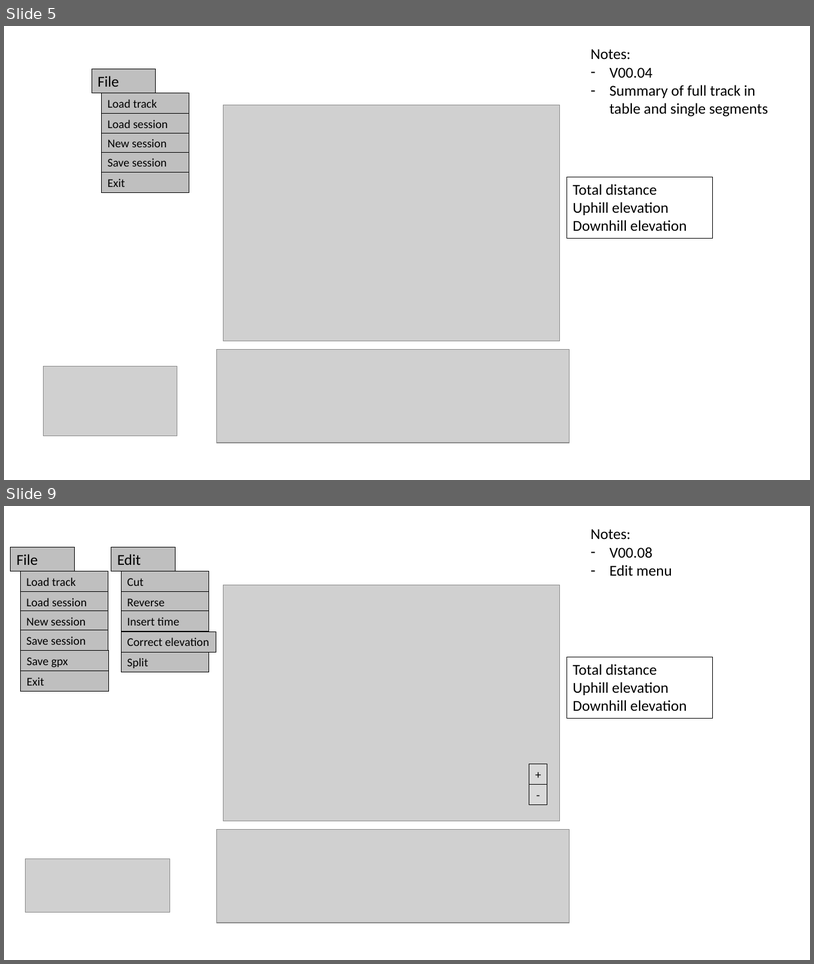
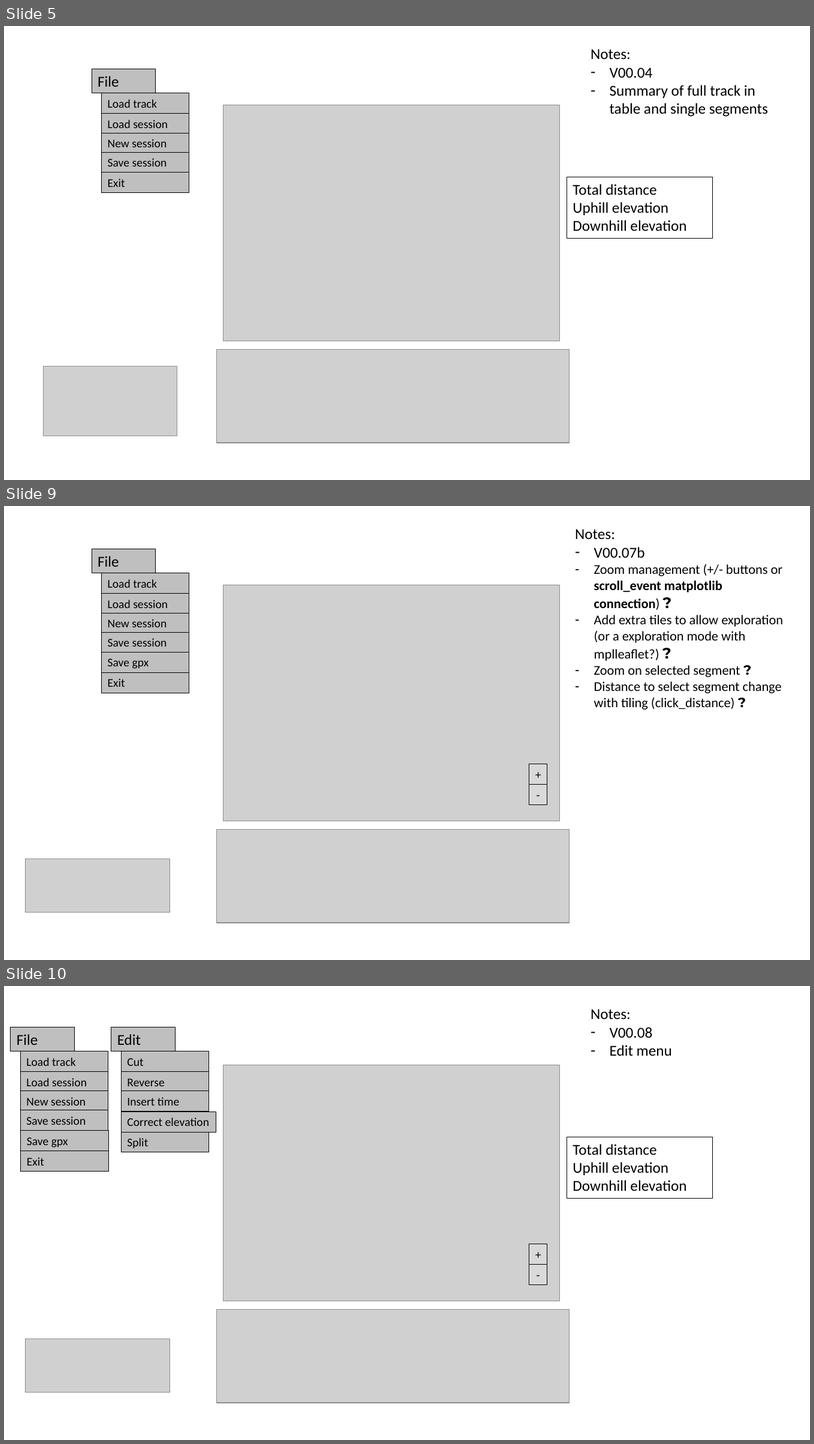
Before and after one commit to TrackEditor/TrackEditor, a slide deck: gui_design.pptx. Shown one above the other, each under a label of ours: slides 5 and 9 before the commit, slides 5, 9 and 10 after it; the slides between them are not shown. The pictures are 814x964 and 814x1444 pixels, drawn with LibreOffice and Linux fonts; fonts in the diff are those of the drawing; grey boxes stand for pictures. Boxes give left, top, right and bottom in pixels: in the first picture for what was removed or moved away, otherwise in the second. Text is boxed around its words. In the diff, an @@ line names an element or a change of style, - is before the commit and + after.

```diff
--- a/gui_design.pptx
+++ b/gui_design.pptx
@@ slide 9 added at [4,506,810,960], background #FFFFFF @@
@@ text added at [575,529,783,709], 16 pt, text #000000 @@
+Notes:
+– V00.07b
+– Zoom management (+/- buttons or scroll_event matplotlib connection) ?
+– Add extra tiles to allow exploration (or a exploration mode with mplleaflet?) ?
+– Zoom on selected segment ?
+– Distance to select segment change with tiling (click_distance) ?
@@ rectangle added at [92,549,156,573], fill #BFBFBF, outline #000000 0.75 pt, 18 pt, text #000000 @@
+File
@@ rectangle added at [101,573,189,594], fill #BFBFBF, outline #000000 0.75 pt, 14 pt, text #000000 @@
+Load track
@@ rectangle added at [101,594,189,614], fill #BFBFBF, outline #000000 0.75 pt, 14 pt, text #000000 @@
+Load session
@@ picture added at [224,585,560,821] @@
@@ rectangle added at [101,613,189,634], fill #BFBFBF, outline #000000 0.75 pt, 14 pt, text #000000 @@
+New session
@@ rectangle added at [101,632,189,652], fill #BFBFBF, outline #000000 0.75 pt, 14 pt, text #000000 @@
+Save session
@@ rectangle added at [101,652,189,672], fill #BFBFBF, outline #000000 0.75 pt, 14 pt, text #000000 @@
+Save gpx
@@ rectangle added at [101,672,189,693], fill #BFBFBF, outline #000000 0.75 pt, 14 pt, text #000000 @@
+Exit
@@ rectangle added at [530,764,547,784], fill #D9D9D9, outline #000000 0.75 pt, 14 pt, text #000000 @@
++
@@ rectangle added at [530,784,547,805], fill #D9D9D9, outline #000000 0.75 pt, 14 pt, text #000000 @@
+-
@@ picture added at [217,829,570,922] @@
@@ picture added at [25,859,170,913] @@
@@ what was slide 9 is now slide 10 @@
```
Also in this commit, not shown: 1 slide changed, 2 other files.
